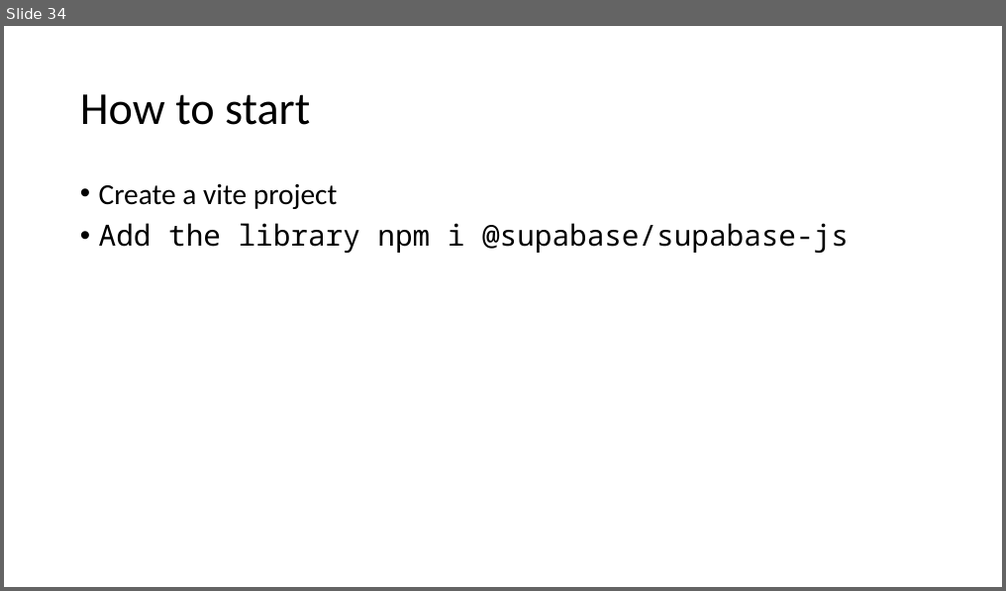
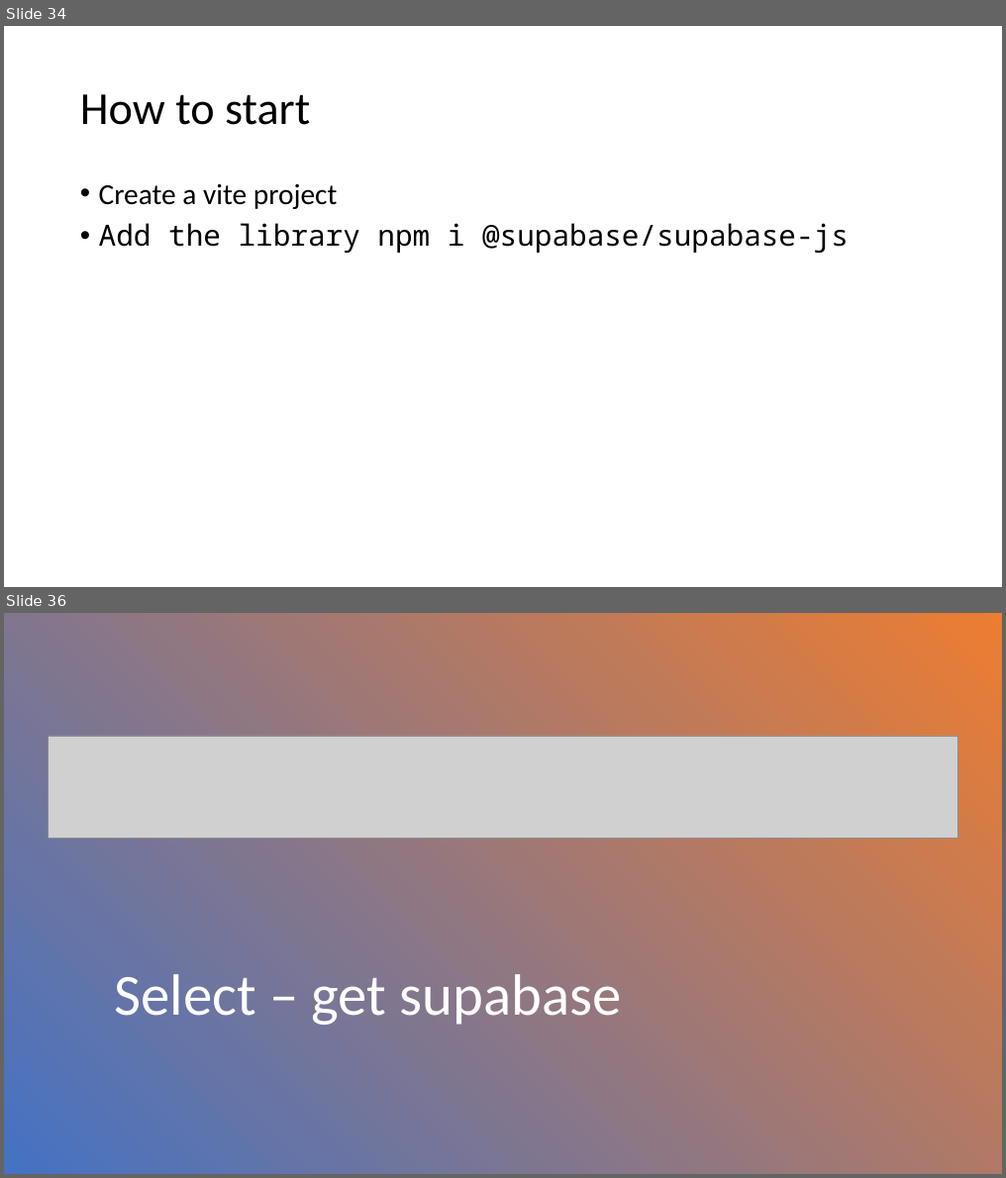
Before and after one commit to 1shaked/full-stack, a slide deck: 19ass/19ass.pptx. Shown one above the other, each under a label of ours: slide 34 before the commit, slides 34 and 36 after it; the slides between them are not shown. The pictures are 1006x591 and 1006x1178 pixels, drawn with LibreOffice and Linux fonts; fonts in the diff are those of the drawing; grey boxes stand for pictures. Boxes give left, top, right and bottom in pixels: in the first picture for what was removed or moved away, otherwise in the second. Text is boxed around its words. In the diff, an @@ line names an element or a change of style, - is before the commit and + after.

```diff
--- a/19ass/19ass.pptx
+++ b/19ass/19ass.pptx
@@ slide 36 added at <box>4,613,1002,1174</box>, background #FFFFFF @@
@@ rectangle added at <box>4,613,1002,1174</box>, fill gradient #4472C4 to #ED7D31 @@
@@ picture added at <box>49,736,957,839</box> @@
@@ title added at <box>114,974,622,1025</box>, 56 pt, text #FFFFFF @@
+Select – get supabase
```
Also in this commit, not shown: 14 other slides added, 28 other files.
